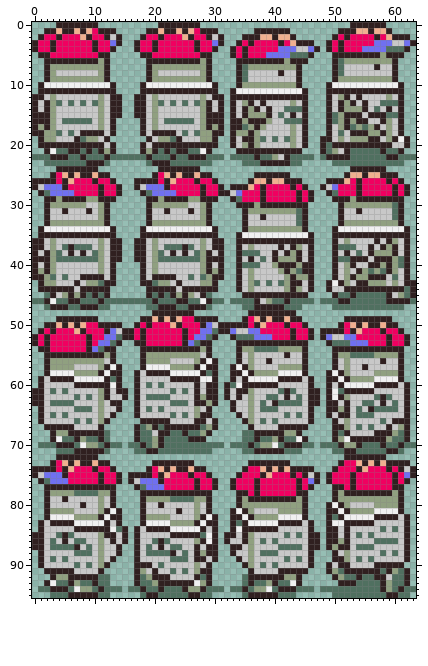
Two versions of one sprite sheet, Project/SpriteGroups/005.png. The picture above was drawn from the file before the commit.
The file is 64x96 pixels.
After the commit:
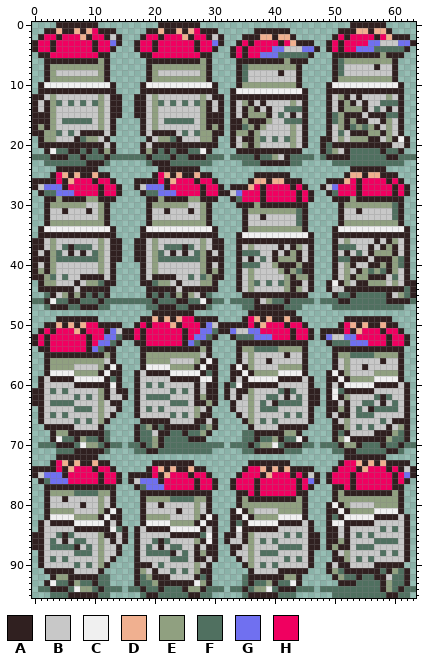
Palette (. is transparent): A #302020  B #c8c8c8  C #f0f0f0  D #f0b090  E #90a080  F #507060  G #7070f0  H #f00060
Diff:
@@ x 36..63 @@
  2 AADDADDA......AHAHHHHAHDAAA.
- 3 AHHHHAHDAAA..AHAHHHHHGGGBBGA
- 4 HHHHHGGGBBGA.AHAHHHGGGGFFFA.
- 5 HHHGGGGFFFA...AAAAAAAAEAAA..
+ 3 AHHHHAHDAAA..AHAHHHHGGBBBGGA
+ 4 HHHHGGBBBGGA.AHAHHGGGFFFFFA.
+ 5 HHGGGFFFFFA...AAAAAAAAEAAA..
  6 AAAAAAEAAA....AFEEEEEEEEA...
@@ x 1..22 @@
 27 BGGGAHHHHHAHHA..ABGGGA
-28 AFGGGGHHHHAHHA...AFGGG
+28 AFFGGGHHHHAHHA...AFFGG
 29 .AAEAAAAEEAAA.....AAEA
Pixel boxes of the changes (left, top, right, bottom) in both pictures:
changed: (356, 40, 404, 52)
changed: (260, 46, 308, 58)
changed: (50, 190, 56, 196)
changed: (152, 190, 158, 196)
